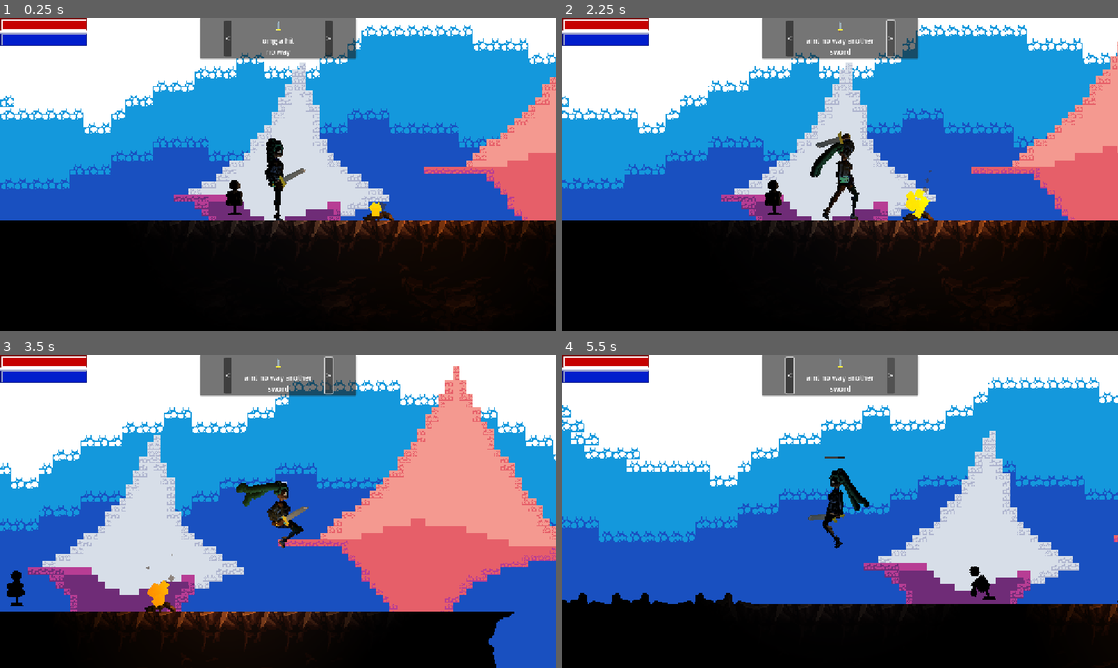
Above: before the commit, frames 1-4 (two rows, left to right).
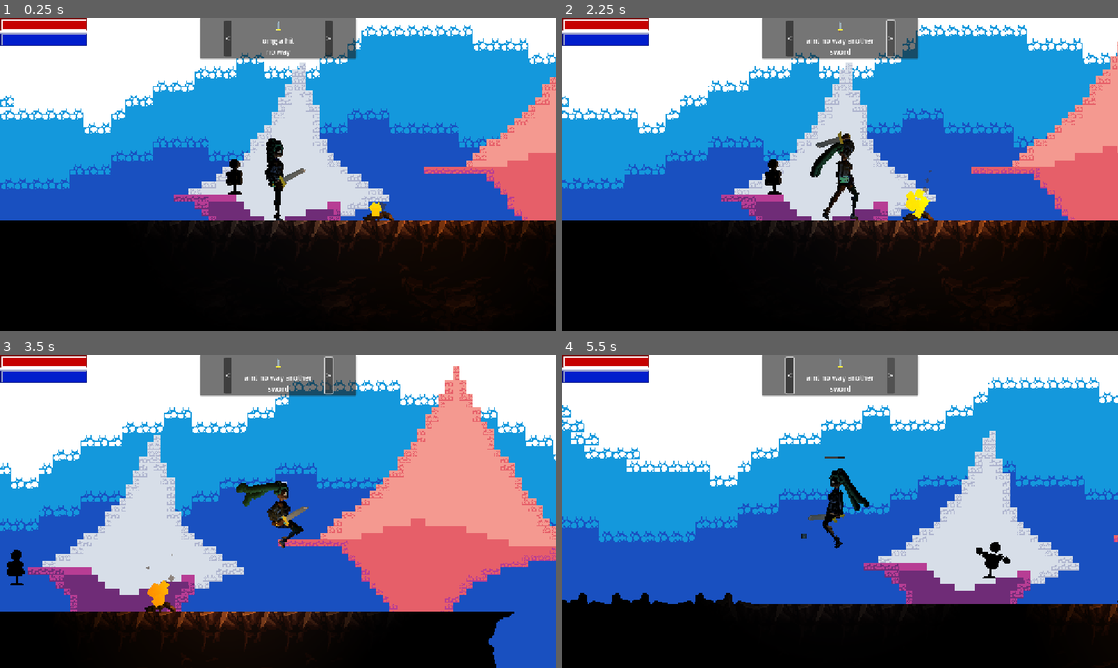
Above: after the commit, the same moments.

Repository: ToastedTeam/CaveGame
Game: Godot game, scene res://scenes/main/main.tscn
The game is run twice, just before and just after one commit, with the same random seed, the same clock (stepped at 60 frames per second) and the same inputs. The engine's default icon, where the game draws it, is replaced by a stand-in: a white triangle on a blue panel in a dark square.
Inputs:
- Up to frame 1 (0.25 s): no input
- Up to frame 2 (2.25 s): click "<" at 0.5 s; click ">" at 1.25 s; tap Enter (ui_accept) at 2 s; hold Right (player_move_right) from 2.03 s (still down); tap A (player_attack, bound only before the commit) at 2.1 s
- Up to frame 3 (3.5 s): keep holding Right (player_move_right); tap Up (player_jump) at 2.27, 3.02 s; tap S (player_attack_ranged, bound only after the commit) at 2.3, 2.85 s; tap A (player_attack, bound only before the commit) at 3.05 s
- Up to frame 4 (5.5 s): release Right (player_move_right) at 3.53 s; hold Left (player_move_left) from 3.53 s (still down); tap A (player_attack, bound only before the commit) at 3.6, 4.55 s; tap S (player_attack_ranged, bound only after the commit) at 3.8, 5.3 s; tap D (player_dash) at 4.35 s; tap Up (player_jump) at 4.52, 5.27 s; tap E (player_interact) at 5.1 s

The runs differ from the first frame. In frame 1, 0.3% of the frame differs, in the area x 40-44%, y 45-63%; in frame 2, 0.3%; in frame 3, 0.3%; in frame 4, 0.5%, in the area x 43-81%, y 57-79%.

Commit message:
SCRUM-45 Added ranged attack

Diff:
--- a/entities/player/player.gd
+++ b/entities/player/player.gd
@@ -21,6 +21,8 @@
 
 @export var inhibitUserInput: bool = false;
 @export var animPlayer: AnimationPlayer;
+
+var projectile = preload("res://weapons/projectile/projectile.tscn")
 
 var targetX: float = 0;
 # Various Properties
@@ -151,9 +153,16 @@
 		return false;
 	pass
 
-func _isPlayerJustAttacking() -> bool:
-	if !inhibitUserInput:
-		return Input.is_action_just_pressed("player_attack")
+func _isPlayerJustAttackingMelee() -> bool:
+	if !inhibitUserInput:
+		return Input.is_action_just_pressed("player_attack_melee")
+	else:
+		return false;
+	pass
+
+func _isPlayerJustAttackingRanged() -> bool:
+	if !inhibitUserInput:
+		return Input.is_action_just_pressed("player_attack_ranged")
 	else:
 		return false;
 	pass
@@ -257,12 +266,25 @@
 
 	hitWall = is_on_wall()
 
-	if _isPlayerJustAttacking() and canAttack:
+	if _isPlayerJustAttackingMelee() and canAttack:
 		#$FlipHandler/Weapon/AnimationPlayer.play("player_attack")
 		IkAnimator.Attack_Melee()
 		canAttack = false
 		$AttackCooldown.start()
-		pass
+
+	if _isPlayerJustAttackingRanged() and canAttack:
+		var proj_instance: Projectile = projectile.instantiate()
+
+		proj_instance.rotation = 0 if facing_right else PI
+		proj_instance.global_position = $ProjectileMarker.global_position
+
+		get_tree().root.get_child(0).add_child(proj_instance)
+		#root.add_child(proj_instance)
+		#add_child(proj_instance)
+
+		#IkAnimator.Attack_Melee()
+		canAttack = false
+		$AttackCooldown.start()
 
 func _on_entity_hit(body: Node2D) -> void:
 	var body_parent = body.get_parent()
--- a/entities/player/player.tscn
+++ b/entities/player/player.tscn
@@ -612,6 +612,7 @@
 
 [node name="thigh_r" type="Bone2D" parent="Skeleton/hip"]
 rotation = -0.144474
+scale = Vector2(1, 1)
 rest = Transform2D(1, 0, 0, 1, 0, 0)
 auto_calculate_length_and_angle = false
 length = 12.0
@@ -648,7 +649,7 @@
 [node name="thigh_f" type="Bone2D" parent="Skeleton/hip"]
 position = Vector2(-0.5, 0)
 rotation = -0.0831412
-scale = Vector2(0.99984, 0.99984)
+scale = Vector2(0.999836, 0.999836)
 rest = Transform2D(0.999842, 0, 0, 0.999842, -0.5, 0)
 auto_calculate_length_and_angle = false
 length = 12.0
@@ -732,7 +733,7 @@
 
 [node name="Thigh_B" type="Sprite2D" parent="sprites"]
 modulate = Color(0.787759, 0.787759, 0.787759, 1)
-position = Vector2(0.863825, 5.93747)
+position = Vector2(0.863827, 5.93747)
 rotation = -0.144474
 texture = SubResource("CanvasTexture_pacje")
 
@@ -956,6 +957,8 @@
 &"": SubResource("AnimationLibrary_wy7bt")
 }
 
+[node name="ProjectileMarker" type="Marker2D" parent="."]
+position = Vector2(4, -6)
+
 [connection signal="timeout" from="AttackCooldown" to="." method="_on_attack_cooldown_end"]
 [connection signal="timeout" from="DashCooldown" to="." method="_on_dash_cooldown_end"]
-[connection signal="on_hit" from="sprites/FlipHandler/Weapon" to="." method="_on_entity_hit"]
--- a/project.godot
+++ b/project.godot
@@ -68,7 +68,7 @@
 "events": [Object(InputEventKey,"resource_local_to_scene":false,"resource_name":"","device":-1,"window_id":0,"alt_press …(191 unchanged characters)…
 ]
 }
-player_attack={
+player_attack_melee={
 "deadzone": 0.5,
 "events": [Object(InputEventKey,"resource_local_to_scene":false,"resource_name":"","device":-1,"window_id":0,"alt_press …(191 unchanged characters)…
 ]
@@ -81,6 +81,11 @@
 player_interact={
 "deadzone": 0.2,
 "events": [Object(InputEventKey,"resource_local_to_scene":false,"resource_name":"","device":-1,"window_id":0,"alt_press …(192 unchanged characters)…
+]
+}
+player_attack_ranged={
+"deadzone": 0.2,
+"events": [Object(InputEventKey,"resource_local_to_scene":false,"resource_name":"","device":-1,"window_id":0,"alt_pressed":false,"shift_pressed":false,"ctrl_pressed":false,"meta_pressed":false,"pressed":false,"keycode":0,"physical_keycode":83,"key_label":0,"unicode":115,"location":0,"echo":false,"script":null)
 ]
 }
 
--- a/scenes/main/main.tscn
+++ b/scenes/main/main.tscn
@@ -2449,26 +2449,34 @@
 scale = Vector2(0.999892, 0.999892)
 
 [node name="head" parent="Player/Skeleton/hip/torso/collar/offset" index="0"]
-rotation = -0.00579714
+rotation = -0.00579708
 scale = Vector2(0.999852, 0.999852)
 
 [node name="shoulder_r" parent="Player/Skeleton/hip/torso/collar/offset" index="1"]
 rotation = 1.9395
+scale = Vector2(0.999991, 0.999991)
 
 [node name="forearm_r" parent="Player/Skeleton/hip/torso/collar/offset/shoulder_r" index="1"]
 rotation = -0.833589
+scale = Vector2(0.999999, 0.999999)
 
 [node name="shoulder_f" parent="Player/Skeleton/hip/torso/collar/offset" index="2"]
 rotation = 2.43437
+scale = Vector2(0.999985, 0.999985)
 
 [node name="forearm_f" parent="Player/Skeleton/hip/torso/collar/offset/shoulder_f" index="1"]
 rotation = -1.73952
+scale = Vector2(0.999989, 0.999989)
 
 [node name="thigh_r" parent="Player/Skeleton/hip" index="1"]
 rotation = 0.0587558
 
+[node name="calf_r" parent="Player/Skeleton/hip/thigh_r" index="1"]
+rotation = 0.0
+
 [node name="thigh_f" parent="Player/Skeleton/hip" index="2"]
 rotation = -0.0468391
+scale = Vector2(0.99984, 0.99984)
 
 [node name="Forearm_R" parent="Player/sprites" index="0"]
 position = Vector2(-2.91508, -0.927197)
@@ -2499,7 +2507,7 @@
 
 [node name="Head" parent="Player/sprites" index="7"]
 position = Vector2(-1.54038, -20.4965)
-rotation = -0.00579714
+rotation = -0.00579713
 
 [node name="FrontHair" parent="Player/sprites" index="8"]
 position = Vector2(-6.51005, -26.1911)
@@ -2508,11 +2516,11 @@
 position = Vector2(0, -7.99914)
 
 [node name="FlipHandler" parent="Player/sprites" index="11"]
-position = Vector2(-1.34707, -2.63921)
+position = Vector2(-1.34707, -2.63922)
 rotation = -0.875946
 
 [node name="Forearm_F" parent="Player/sprites" index="12"]
-position = Vector2(-5.4401, -5.18529)
+position = Vector2(-5.4401, -5.1853)
 rotation = -0.875946
 
 [node name="Shoulder_F" parent="Player/sprites" index="13"]
@@ -2613,7 +2621,7 @@
 [node name="Interface" parent="." instance=ExtResource("6_raeie")]
 
 [node name="TargetDummy" parent="." instance=ExtResource("7_hxu8e")]
-position = Vector2(-33, -5)
+position = Vector2(-33, -21)
 maxInvincibilityFrames = 30
 
 [node name="Layer0" type="TileMapLayer" parent="."]
--- /dev/null
+++ b/weapons/projectile.gd
@@ -0,0 +1,22 @@
+class_name Projectile
+extends Weapon
+
+@export var speed = 300
+
+#var player_script = preload("res://entities/player/player.gd")
+
+func _ready() -> void:
+	super()
+	set_as_top_level(true)
+
+func _physics_process(delta: float) -> void:
+	position += (Vector2.RIGHT * speed).rotated(rotation) * delta
+	pass
+
+func _on_damage_box_body_entered(body: Node2D) -> void:
+	super._on_damage_box_body_entered(body)
+	queue_free()
+
+func _on_screen_exited() -> void:
+	queue_free()
+	#pass
--- /dev/null
+++ b/weapons/projectile/projectile.tscn
@@ -0,0 +1,28 @@
+[gd_scene load_steps=4 format=3 uid="uid://doebkxfqqspke"]
+
+[ext_resource type="Script" uid="uid://dy41qeepql6e2" path="res://weapons/projectile.gd" id="1_t8015"]
+[ext_resource type="Texture2D" uid="uid://b8aysoeqef1f1" path="res://icon.svg" id="2_2dulq"]
+
+[sub_resource type="CircleShape2D" id="CircleShape2D_lw0th"]
+radius = 2.0
+
+[node name="Node2D" type="Node2D"]
+script = ExtResource("1_t8015")
+
+[node name="Sprite2D" type="Sprite2D" parent="."]
+scale = Vector2(0.03125, 0.03125)
+texture = ExtResource("2_2dulq")
+
+[node name="DamageBox" type="Area2D" parent="."]
+collision_layer = 4
+collision_mask = 5
+
+[node name="Collision" type="CollisionShape2D" parent="DamageBox"]
+shape = SubResource("CircleShape2D_lw0th")
+
+[node name="VisibleOnScreenEnabler2D" type="VisibleOnScreenEnabler2D" parent="."]
+position = Vector2(-2.98023e-08, -9.53674e-07)
+scale = Vector2(0.05, 0.05)
+
+[connection signal="body_entered" from="DamageBox" to="." method="_on_damage_box_body_entered"]
+[connection signal="screen_exited" from="VisibleOnScreenEnabler2D" to="." method="_on_screen_exited"]
--- a/weapons/weapon.gd
+++ b/weapons/weapon.gd
@@ -5,16 +5,15 @@
 
 signal on_hit(hitBody: Node2D)
 
-# Called when the node enters the scene tree for the first time.
 func _ready() -> void:
-	pass # Replace with function body.
+	var player = get_tree().root.find_child("Player", true, false) as PlayerCharacter
+	on_hit.connect(player._on_entity_hit)
 
-
-# Called every frame. 'delta' is the elapsed time since the previous frame.
 func _process(delta: float) -> void:
 	pass
 
+func _attack() -> void:
+	pass
 
 func _on_damage_box_body_entered(body: Node2D) -> void:
 	on_hit.emit(body);
-	pass # Replace with function body.
Binary file added: entities/player/assets/miku/miku3.aseprite
Binary file added: entities/player/assets/miku/signal-2025-03-16-12-16-31-784-4.png
Not shown, added: entities/player/assets/miku/signal-2025-03-16-12-16-31-784-4.png.import
Not shown, added: weapons/projectile.gd.uid
